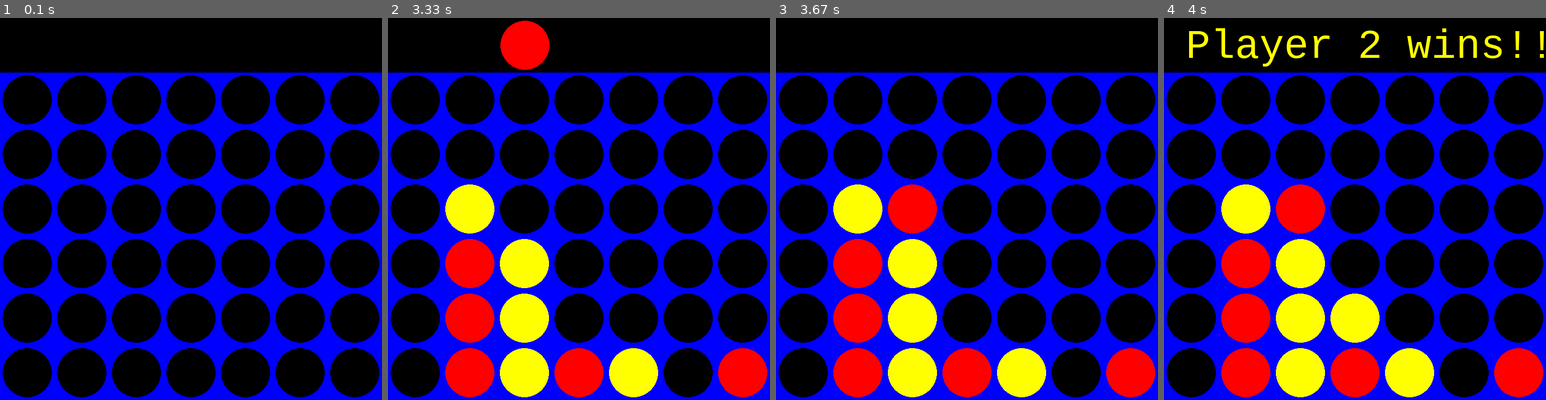
Above: before the commit, frames 1-4 (left to right).
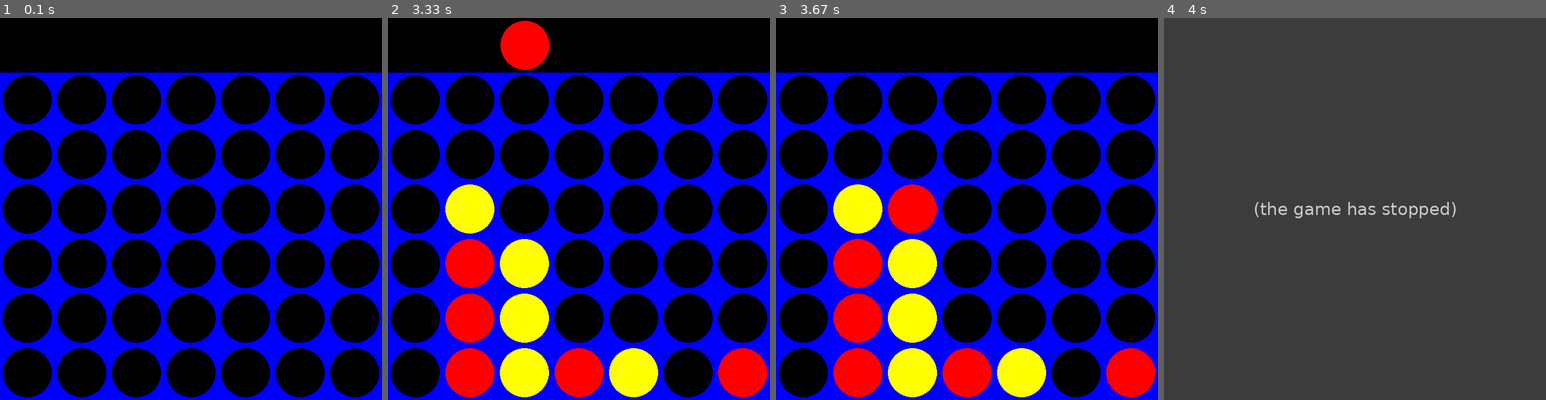
Above: after the commit, the same moments.

Repository: sam-coleman/Connect_4
Game: pygame game, started from connect4_pygame.py
Two runs of this game, one before a commit and one after it. Both use one fixed random seed, a clock stepped at 60 frames per second and the inputs below.
Inputs (mouse positions are in pixels of both pictures, inside the frame that each line leads up to):
- Up to frame 1 (0.1 s): no input
- Up to frame 2 (3.33 s): click (579, 209) at 0.38 s; click (460, 151) at 0.77 s; click (479, 67) at 1.23 s; move the mouse to (487, 132) at 1.6 s; click (487, 132) at 1.92 s; click (724, 354) at 2.65 s; move the mouse to (525, 128) at 3.07 s
- Up to frame 3 (3.67 s): click (913, 128) at 3.4 s
- Up to frame 4 (4 s): move the mouse to (1488, 308) at 3.87 s

Frames 1-3 are identical in both runs. In frame 4, 100% of the frame differs, in the area x 0-100%, y 0-100%.
After the commit the program exited at 3.9 s; later frames show no game.

Commit message:
Get rid of close after 3 sec

Diff:
--- a/connect4_pygame.py
+++ b/connect4_pygame.py
@@ -158,5 +158,5 @@
 			draw_board(board)
 			turn = PLAYER
 
-		if game_over:
-			pygame.time.wait(3000)
+		# if game_over:
+		# 	pygame.time.wait(3000)
